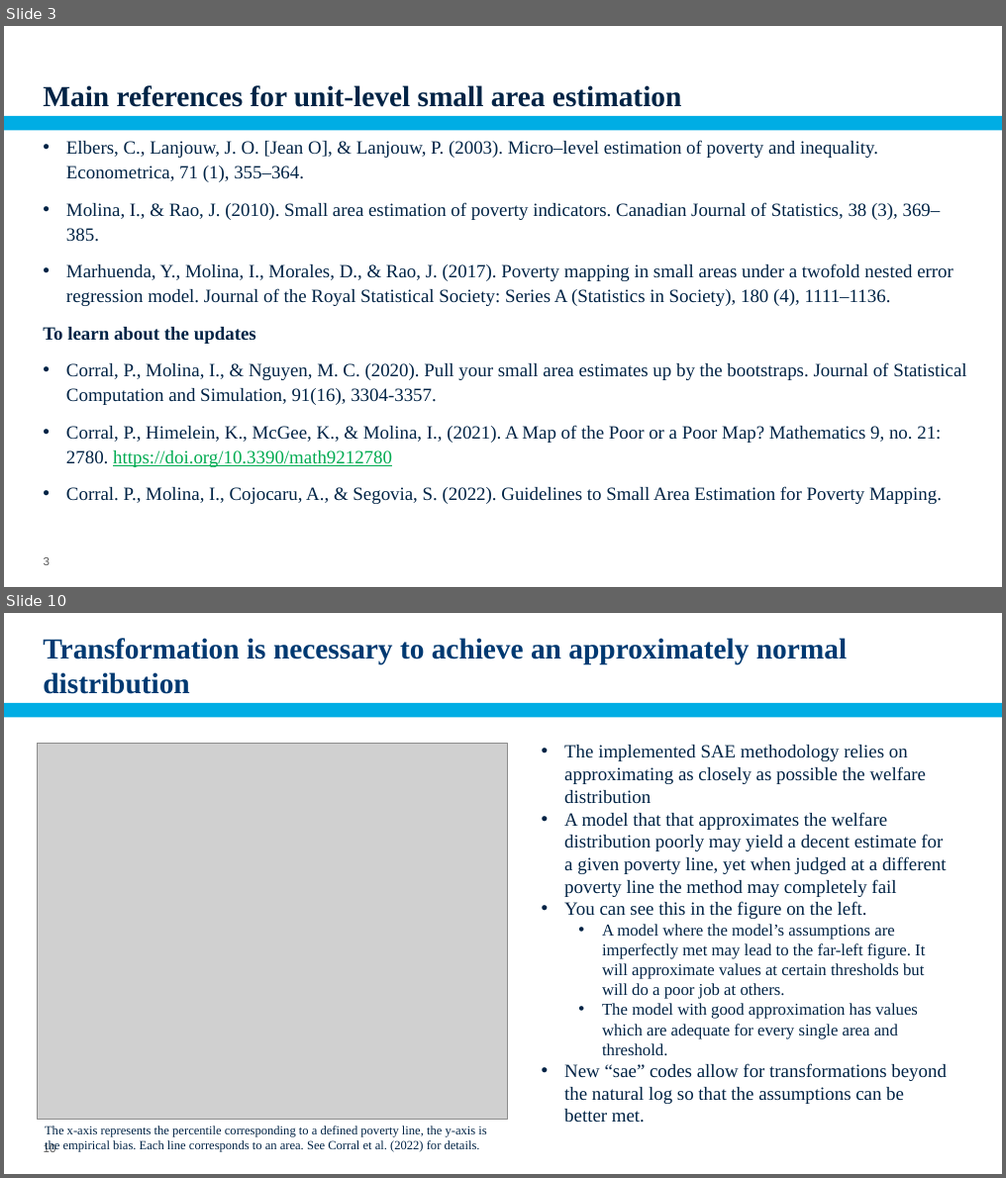
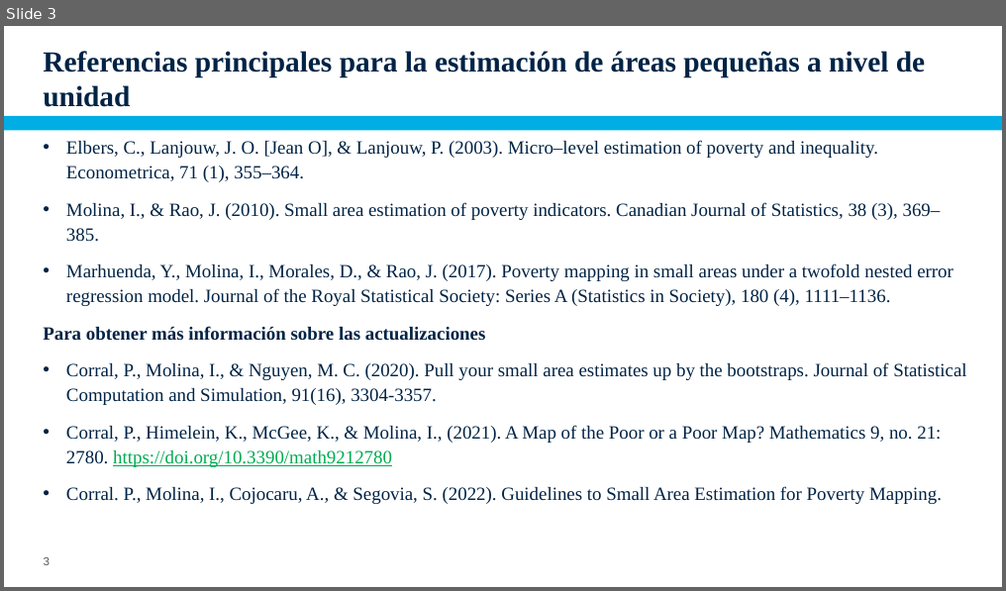
Before and after one commit to pcorralrodas/wb_sae_training, a slide deck: 03.Presentations/Small Area Estimation.pptx. Shown one above the other, each under a label of ours: slides 3 and 10 before the commit, slide 3 after it; the slides between them are not shown. The pictures are 1006x1178 and 1006x591 pixels, drawn with LibreOffice and Linux fonts; fonts in the diff are those of the drawing; grey boxes stand for pictures; background and template pictures are left out. Boxes give left, top, right and bottom in pixels: in the first picture for what was removed or moved away, otherwise in the second. Text is boxed around its words. In the diff, an @@ line names an element or a change of style, - is before the commit and + after.

Commit message:
Updated unitl-level models

```diff
--- a/03.Presentations/Small Area Estimation.pptx
+++ b/03.Presentations/Small Area Estimation.pptx
@@ slide 10 removed at (x1=4, y1=613, x2=1002, y2=1174), background #FFFFFF; not listed: 1 template element that a slide beside it also shows @@
@@ title removed at (x1=43, y1=638, x2=846, y2=694) @@
-Transformation is necessary to achieve an approximately normal distribution
@@ picture removed at (x1=38, y1=744, x2=508, y2=1119) @@
@@ text removed at (x1=564, y1=745, x2=946, y2=1123) @@
-• The implemented SAE methodology relies on approximating as closely as possible the welfare distribution
-• A model that that approximates the welfare distribution poorly may yield a decent estimate for a given poverty line, yet when judged at a different poverty line the method may completely fail
-• You can see this in the figure on the left.
-  • A model where the model’s assumptions are imperfectly met may lead to the far-left figure. It will approximate values at certain thresholds but will do a poor job at others.
-  • The model with good approximation has values which are adequate for every single area and threshold.
-• New “sae” codes allow for transformations beyond the natural log so that the assumptions can be better met.
@@ page number removed at (x1=44, y1=1144, x2=56, y2=1156) @@
-10
@@ text removed at (x1=45, y1=1126, x2=486, y2=1153) @@
-The x-axis represents the percentile corresponding to a defined poverty line, the y-axis is the empirical bias. Each line corresponds to an area. See Corral et al. (2022) for details.
@@ slide 3 changed as well @@
@@ title at (x1=43, y1=51, x2=925, y2=107): text changed @@
-Main references for unit-level small area estimation
+Referencias principales para la estimación de áreas pequeñas a nivel de unidad
@@ text at (x1=43, y1=326, x2=486, y2=341): text changed @@
-    To learn about the updates
+    Para obtener más información sobre las actualizaciones
```
Also in this commit, not shown: 12 other slides changed, 11 slides added, 8 other slides removed.
